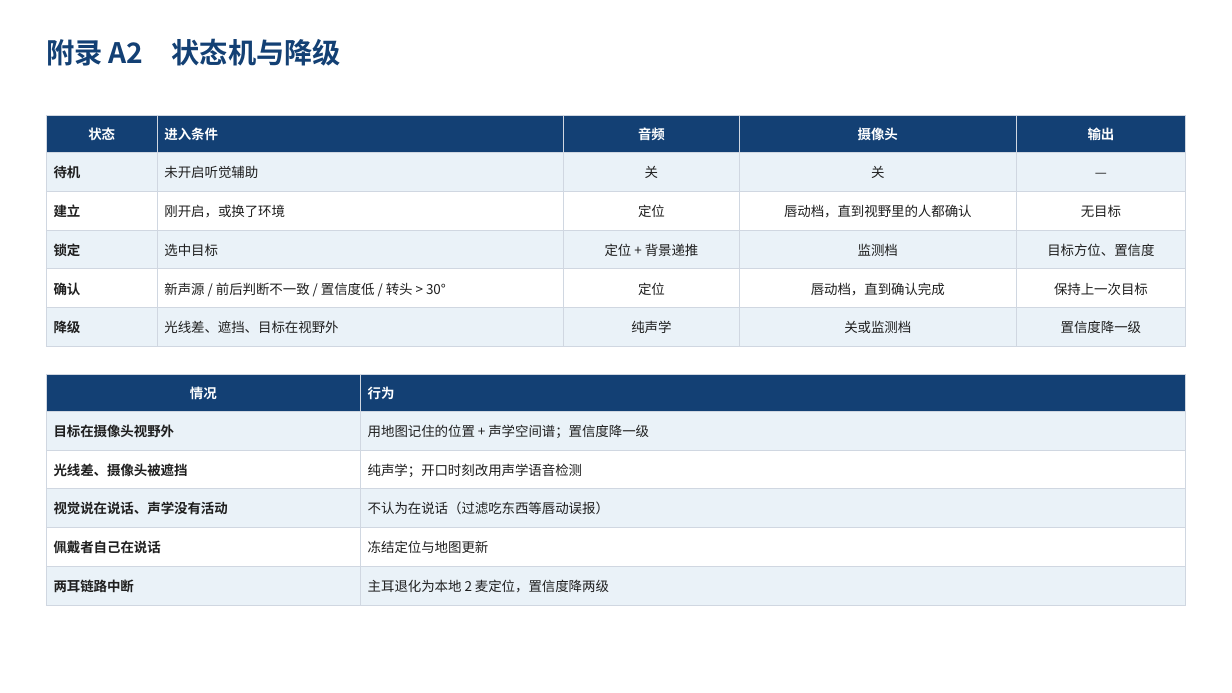
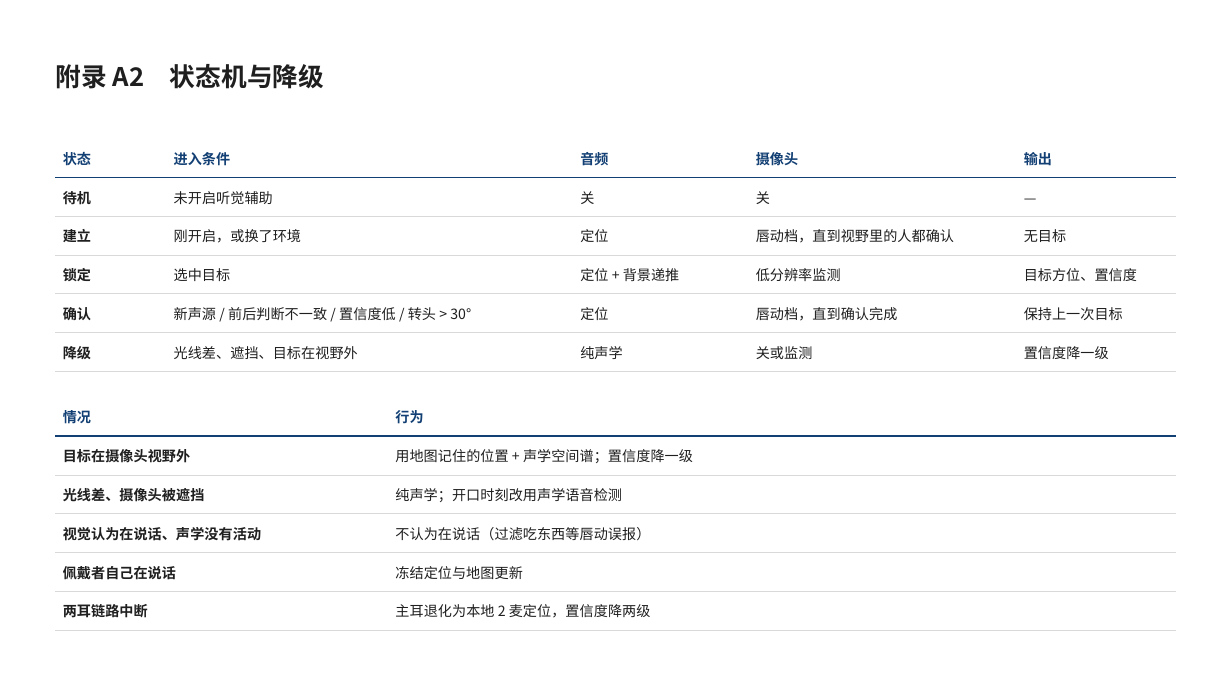
Before and after one commit to ZeroFoxxi/ssl-scene1, a slide deck: slide 16 of 02_耳机声源定位/耳机摄像头听觉辅助_整体设计方案.pptx. Drawn at 1232x693 pixels with LibreOffice and Linux fonts; fonts in the diff are those of the drawing. Boxes give left, top, right and bottom in pixels: in the first picture for what was removed or moved away, otherwise in the second. Text is boxed around its words. In the diff, an @@ line names an element or a change of style, - is before the commit and + after.

```diff
--- a/02_耳机声源定位/耳机摄像头听觉辅助_整体设计方案.pptx
+++ b/02_耳机声源定位/耳机摄像头听觉辅助_整体设计方案.pptx
@@ text "附录 A2 状态机与降级": place and size @@
-text "附录 A2 状态机与降级" at <box>46,38,341,66</box>
+text "附录 A2 状态机与降级" at <box>55,64,324,89</box>
@@ text "附录 A2 状态机与降级" at <box>55,64,324,89</box>: size 22 to 20 pt, text colour #134074 to #1F1F1F @@
@@ table at <box>55,139,1177,366</box> @@
-row 4, column 4: 监测档
+row 4, column 4: 低分辨率监测
-row 6, column 4: 关或监测档
+row 6, column 4: 关或监测
@@ fill #134074 to none in row 1 @@
@@ fill #EAF2F8 to none in 15 cells @@
@@ fill #FFFFFF to none in 10 cells @@
@@ size 10.5 to 11 pt @@
@@ text colour #FFFFFF to #134074 in "状态", "进入条件", "音频", "摄像头" and 1 more places @@
@@ alignment centre to left @@
@@ borders changed @@
@@ table: place and size @@
-table at <box>46,116,1186,337</box>
+table at <box>55,139,1177,366</box>
@@ table at <box>55,397,1177,622</box> @@
-row 4, column 1: 视觉说在说话、声学没有活动
+row 4, column 1: 视觉认为在说话、声学没有活动
@@ fill #134074 to none in row 1 @@
@@ fill #EAF2F8 to none in 6 cells @@
@@ fill #FFFFFF to none in 4 cells @@
@@ size 10.5 to 11 pt in "情况", "行为", "目标在摄像头视野外", "用地图记住的位置 + 声学空间谱；置信度降一级" and 7 more places @@
@@ text colour #FFFFFF to #134074 in "情况", "行为" @@
@@ alignment centre to left @@
@@ borders changed @@
@@ table: place and size @@
-table at <box>46,374,1186,596</box>
+table at <box>55,397,1177,622</box>
```
Also in this commit, not shown: 17 other slides changed, 5 other files.
